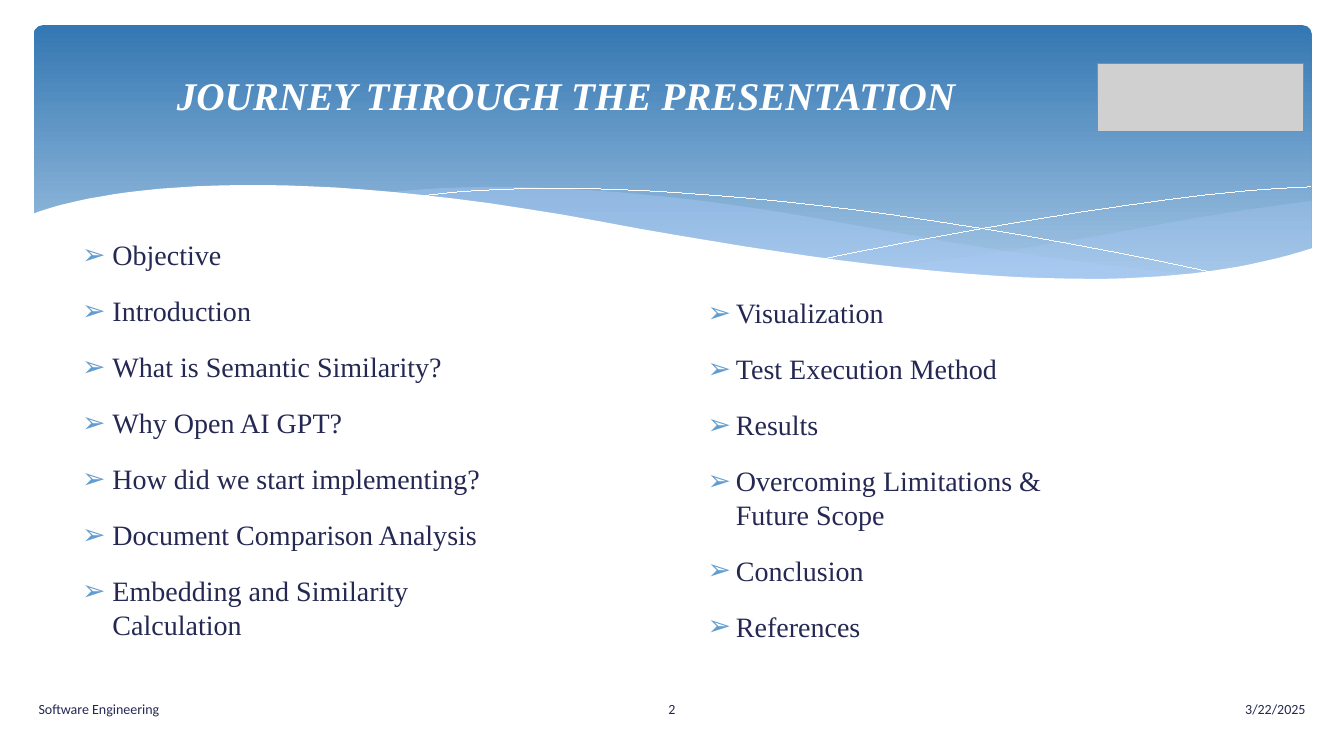
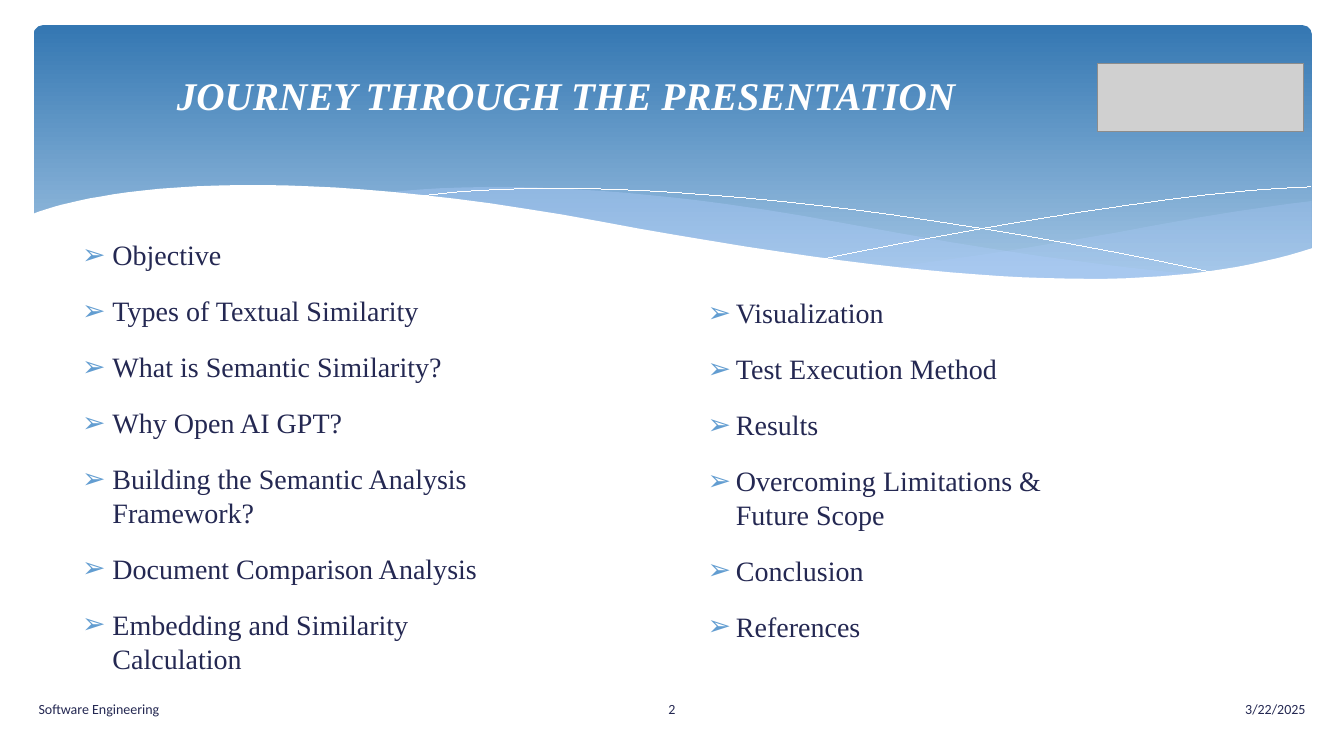
Before and after one commit to senthilmasters2024/Tech_Tweakers, a slide deck: slide 2 of SemanticAnalysisTextualData/SemanticAnalysisTextualData/Documentation/SemanticAnalysisTextualData.pptx. Drawn at 1344x756 pixels with LibreOffice and Linux fonts; fonts in the diff are those of the drawing; grey boxes stand for pictures. Boxes give left, top, right and bottom in pixels: in the first picture for what was removed or moved away, otherwise in the second. Text is boxed around its words. In the diff, an @@ line names an element or a change of style, - is before the commit and + after.

```diff
--- a/SemanticAnalysisTextualData/SemanticAnalysisTextualData/Documentation/SemanticAnalysisTextualData.pptx
+++ b/SemanticAnalysisTextualData/SemanticAnalysisTextualData/Documentation/SemanticAnalysisTextualData.pptx
@@ text at bbox=[112, 301, 418, 327]: text changed @@
-➢ Introduction
+➢ Types of Textual Similarity
@@ text at bbox=[112, 469, 467, 524]: text changed @@
-➢ How did we start implementing?
+➢ Building the Semantic Analysis Framework?
```
Also in this commit, not shown: 10 other slides changed, 5 other files.
